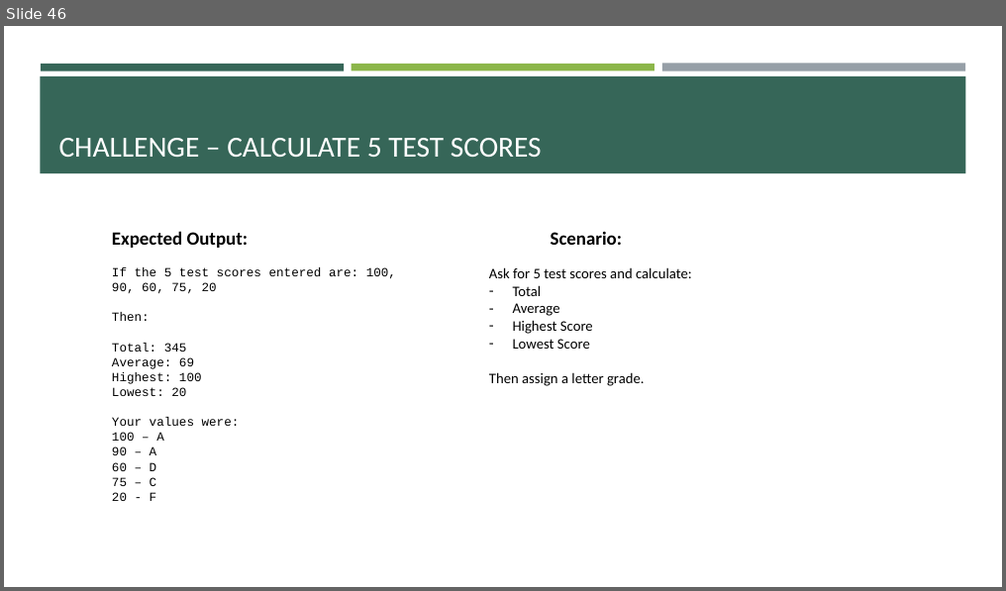
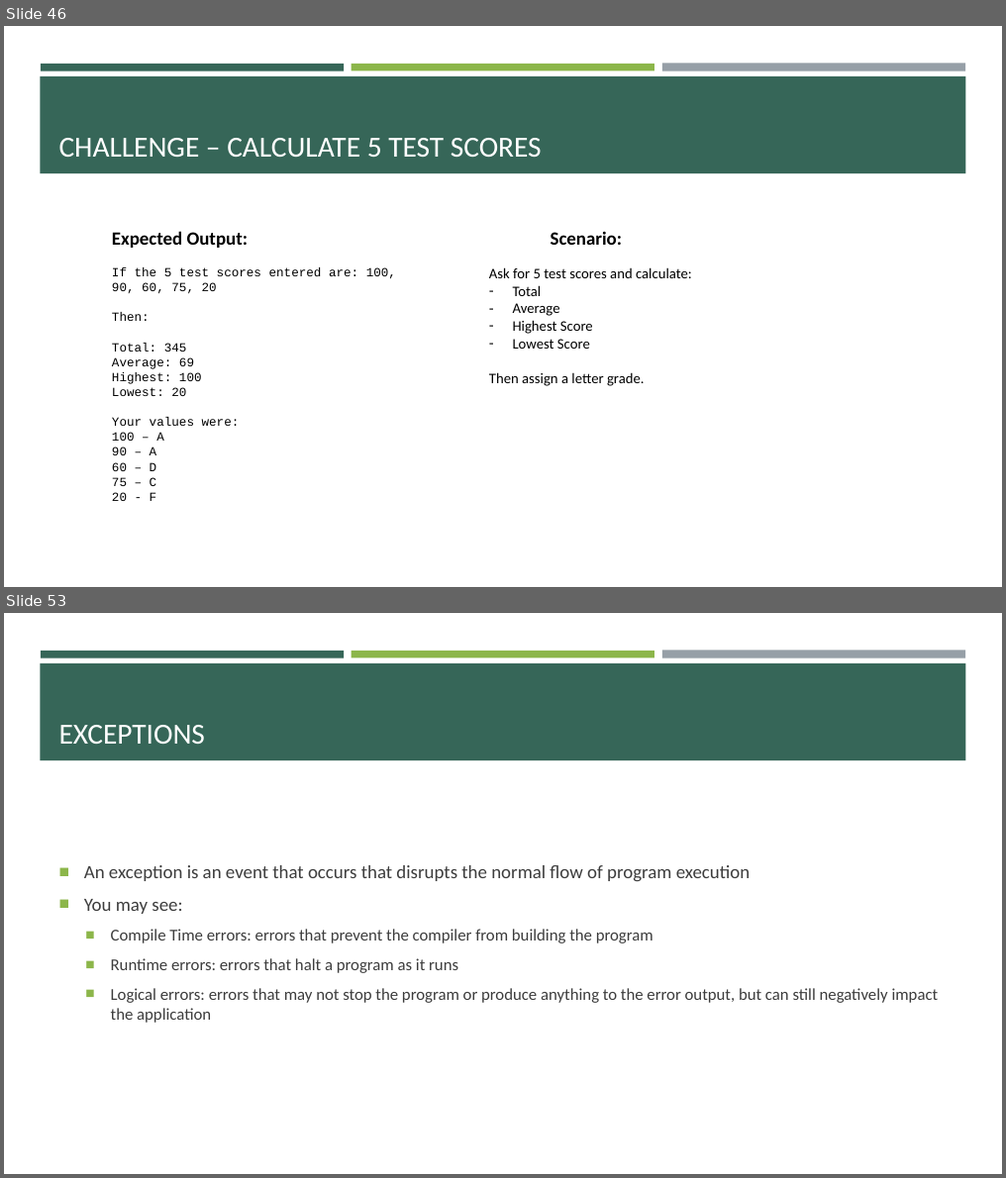
Before and after one commit to e-m-wilson/java-fs, a slide deck: Week_2/Core_Java.pptx. Shown one above the other, each under a label of ours: slide 46 before the commit, slides 46 and 53 after it; the slides between them are not shown. The pictures are 1006x591 and 1006x1178 pixels, drawn with LibreOffice and Linux fonts; fonts in the diff are those of the drawing. Boxes give left, top, right and bottom in pixels: in the first picture for what was removed or moved away, otherwise in the second. Text is boxed around its words. In the diff, an @@ line names an element or a change of style, - is before the commit and + after.

```diff
--- a/Week_2/Core_Java.pptx
+++ b/Week_2/Core_Java.pptx
@@ slide 53 added at (4, 613, 1002, 1174), background #FFFFFF; not listed: 4 template elements that a slide beside it also shows @@
@@ title added at (59, 725, 205, 744), 28 pt, text #FFFFFF @@
+EXCEPTIONS
@@ text added at (84, 865, 939, 1023), 16 pt, text #3D3D3D @@
+■ An exception is an event that occurs that disrupts the normal flow of program execution
+■ You may see:
+  ■ Compile Time errors: errors that prevent the compiler from building the program
+  ■ Runtime errors: errors that halt a program as it runs
+  ■ Logical errors: errors that may not stop the program or produce anything to the error output, but can still negatively impact the application
```
Also in this commit, not shown: 1 slide changed, 20 other slides added, 6 other files.
